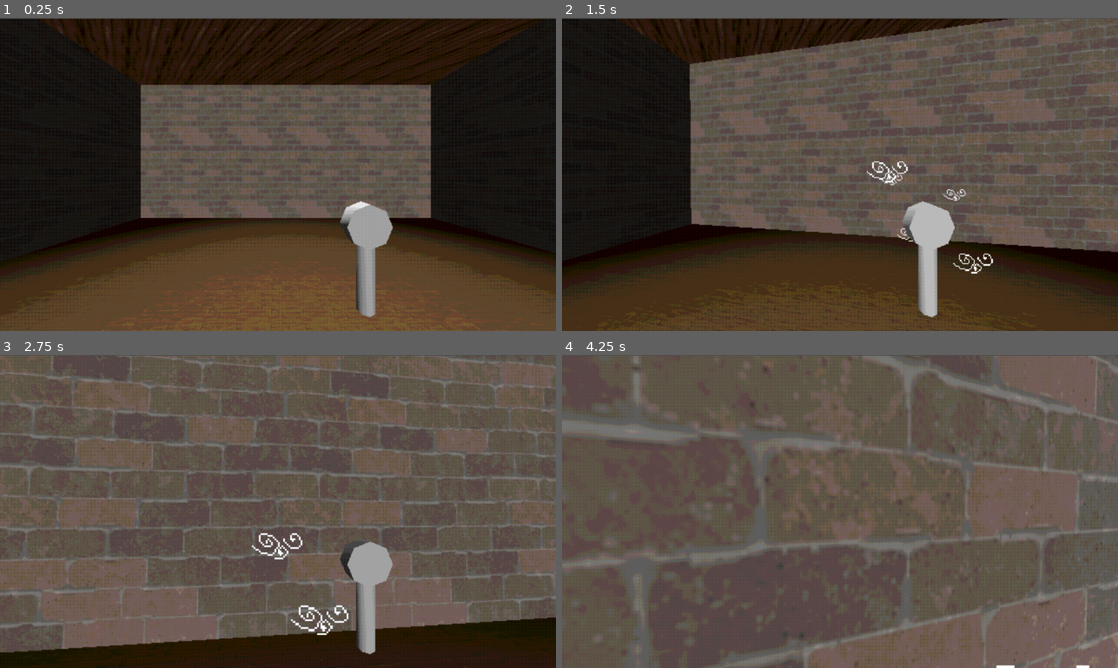
Above: before the commit, frames 1-4 (two rows, left to right).
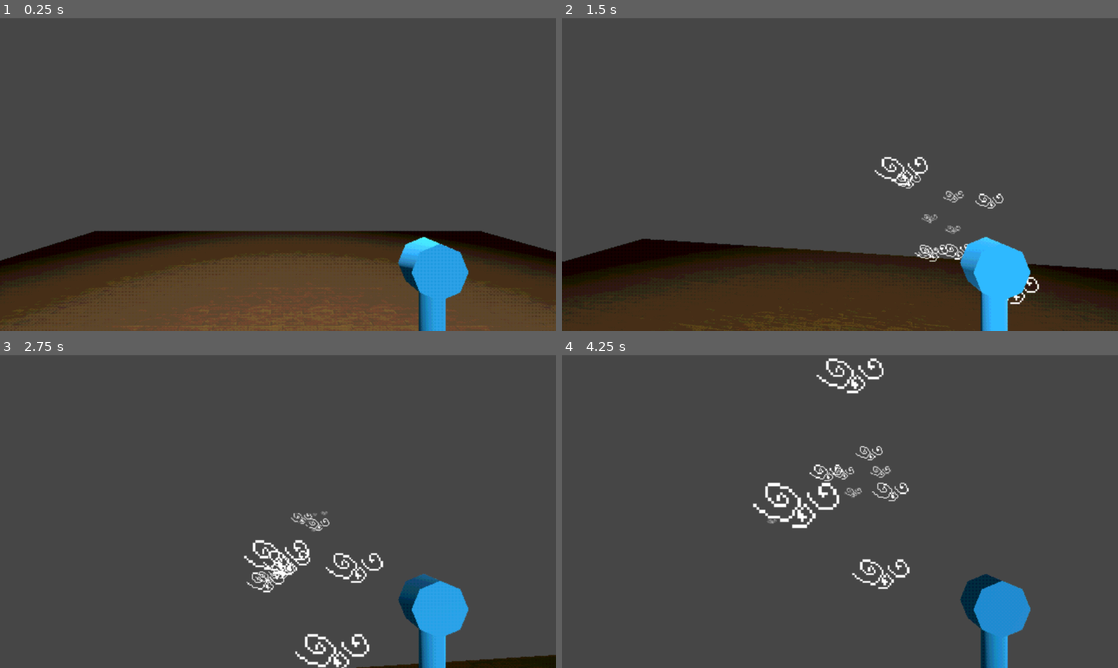
Above: after the commit, the same moments.

Repository: electrp/ggj25
Game: Godot game, scene res://levels/lvl_NickTest.tscn
Same seed, same stepped clock (60 frames per second), same inputs: the game is played once before the commit and once after it. This scene is started directly instead of the project's main scene.
Inputs (mouse positions are in pixels of both pictures, inside the frame that each line leads up to):
- Up to frame 1 (0.25 s): no input
- Up to frame 2 (1.5 s): move the mouse to (867, 174) at 0.52 s; press the mouse at (867, 174) at 0.53 s; hold Up (ui_up) from 0.53 s (still down); tap Space (ui_accept) at 0.77 s; move the mouse to (812, 174) at 1.27 s; release the mouse at (812, 174) at 1.28 s; tap E (Interact) at 1.35 s
- Up to frame 3 (2.75 s): keep holding Up (ui_up); tap Space (ui_accept) at 1.52 s; move the mouse to (289, 505) at 2.02 s; press the mouse at (289, 505) at 2.03 s
- Up to frame 4 (4.25 s): keep holding Up (ui_up); move the mouse to (834, 517) at 2.77 s; release the mouse at (834, 517) at 2.78 s; tap E (Interact) at 2.85 s; click (834, 517) at 2.92 s; tap Space (ui_accept) at 3.02, 3.77 s; move the mouse to (878, 514) at 3.52 s; press the mouse at (878, 514) at 3.53 s

The runs differ from the first frame. In frame 1, 58% of the frame differs, in the area x 0-100%, y 0-100%; in frame 2, 45%; in frame 3, 47%; in frame 4, 36%.

Commit message:
blue fan

Diff:
--- /dev/null
+++ b/ggj25/assets/materials/mat_Fan.tres
@@ -0,0 +1,4 @@
+[gd_resource type="StandardMaterial3D" format=3 uid="uid://ct3lje8apjv7l"]
+
+[resource]
+albedo_color = Color(0.0745929, 0.556135, 0.808367, 1)
--- a/ggj25/levels/lvl_NickTest.tscn
+++ b/ggj25/levels/lvl_NickTest.tscn
@@ -1,11 +1,9 @@
-[gd_scene load_steps=8 format=3 uid="uid://cv2bh8g054osy"]
+[gd_scene load_steps=6 format=3 uid="uid://cv2bh8g054osy"]
 
 [ext_resource type="PackedScene" uid="uid://b5logkqgxqaun" path="res://prefabs/pf_Player.tscn" id="1_dk8l6"]
 [ext_resource type="Material" uid="uid://b7emld1r7yxmu" path="res://assets/materials/mat_Floor.tres" id="1_h2lje"]
 [ext_resource type="Shader" path="res://assets/shaders/psx.gdshader" id="1_tmxfe"]
 [ext_resource type="PackedScene" uid="uid://r5iernwak6gt" path="res://prefabs/pf_PauseMenu.tscn" id="3_2sx38"]
-[ext_resource type="Material" uid="uid://ccuh8yp781pd7" path="res://assets/materials/mat_Ceiling.tres" id="3_jutcf"]
-[ext_resource type="Material" uid="uid://dtf0gntn1ya0r" path="res://assets/materials/mat_Wall.tres" id="4_qs2dh"]
 
 [sub_resource type="ShaderMaterial" id="ShaderMaterial_3528r"]
 shader = ExtResource("1_tmxfe")
@@ -39,36 +37,10 @@
 use_collision = true
 material = ExtResource("1_h2lje")
 
-[node name="ceiling" type="CSGBox3D" parent="SubViewportContainer/SubViewport"]
-transform = Transform3D(20, 0, 0, 0, 1, 0, 0, 0, 20, 0, 10, 0)
-material_override = ExtResource("3_jutcf")
-use_collision = true
-material = ExtResource("1_h2lje")
-
 [node name="Player" parent="SubViewportContainer/SubViewport" instance=ExtResource("1_dk8l6")]
 transform = Transform3D(1, 0, 0, 0, 1, 0, 0, 0, 1, -0.523142, 2.9646, 0.479514)
 
 [node name="DirectionalLight3D" type="DirectionalLight3D" parent="SubViewportContainer/SubViewport"]
-
-[node name="wall" type="CSGBox3D" parent="SubViewportContainer/SubViewport"]
-transform = Transform3D(20, 0, 0, 0, 10, 0, 0, 0, 0.3, 0, 5, -10.15)
-material_override = ExtResource("4_qs2dh")
-use_collision = true
-
-[node name="wall3" type="CSGBox3D" parent="SubViewportContainer/SubViewport"]
-transform = Transform3D(-8.74228e-07, 0, -0.3, 0, 10, 0, 20, 0, -1.31134e-08, 10, 5, -0.15)
-material_override = ExtResource("4_qs2dh")
-use_collision = true
-
-[node name="wall4" type="CSGBox3D" parent="SubViewportContainer/SubViewport"]
-transform = Transform3D(-8.74228e-07, 0, -0.3, 0, 10, 0, 20, 0, -1.31134e-08, -10, 5, -0.15)
-material_override = ExtResource("4_qs2dh")
-use_collision = true
-
-[node name="wall2" type="CSGBox3D" parent="SubViewportContainer/SubViewport"]
-transform = Transform3D(20, 0, 0, 0, 10, 0, 0, 0, 0.3, 0, 5, 10.0475)
-material_override = ExtResource("4_qs2dh")
-use_collision = true
 
 [node name="SpotLight3D" type="SpotLight3D" parent="SubViewportContainer/SubViewport"]
 transform = Transform3D(1, 0, 0, 0, -4.37114e-08, 1, 0, -1, -4.37114e-08, 0, 11.6992, 0)
--- a/ggj25/prefabs/pf_Player.tscn
+++ b/ggj25/prefabs/pf_Player.tscn
@@ -1,9 +1,10 @@
-[gd_scene load_steps=7 format=3 uid="uid://b5logkqgxqaun"]
+[gd_scene load_steps=8 format=3 uid="uid://b5logkqgxqaun"]
 
 [ext_resource type="Script" path="res://scripts/scr_Player.gd" id="1_7qmpx"]
 [ext_resource type="Script" path="res://scripts/scr_CharacterBody.gd" id="2_v3qta"]
 [ext_resource type="Environment" uid="uid://c0q38xibq7hb0" path="res://assets/materials/env_Player.tres" id="3_4aogy"]
 [ext_resource type="PackedScene" uid="uid://cd4763redojxq" path="res://prefabs/pf_PortableFan.tscn" id="3_dev6a"]
+[ext_resource type="Material" uid="uid://ct3lje8apjv7l" path="res://assets/materials/mat_Fan.tres" id="4_tjxdt"]
 
 [sub_resource type="CapsuleMesh" id="CapsuleMesh_ijbdt"]
 
@@ -29,20 +30,21 @@
 [node name="Camera3D" type="Camera3D" parent="CharacterBody3D/Head"]
 transform = Transform3D(1, 0, 0, 0, 1, 0, 0, 0, 1, 0.0067358, -2.38419e-07, 0.145672)
 environment = ExtResource("3_4aogy")
-fov = 90.0
 
 [node name="RayCast3D" type="RayCast3D" parent="CharacterBody3D/Head/Camera3D"]
 transform = Transform3D(1, 0, 0, 0, -1.93467e-07, -1, 0, 4.426, -4.37114e-08, 0, 0, -0.47324)
 collision_mask = 3
 
 [node name="FanModel" type="Node3D" parent="CharacterBody3D/Head"]
-transform = Transform3D(0.1, 0, 0, 0, 0.2, 0, 0, 0, 0.1, 0.509374, -0.582478, -0.758498)
+transform = Transform3D(0.1, 0, 0, 0, 0.2, 0, 0, 0, 0.1, 0.714386, -0.721479, -0.794597)
 
 [node name="Handle" type="CSGCylinder3D" parent="CharacterBody3D/Head/FanModel"]
 transform = Transform3D(1, 0, 0, 0, 1, 0, 0, 0, 1, 0.0136642, 0.012306, -0.0119386)
+material_override = ExtResource("4_tjxdt")
 
 [node name="Blower" type="CSGCylinder3D" parent="CharacterBody3D/Head/FanModel"]
 transform = Transform3D(2.5, 0, 0, 0, -1.09278e-08, 1.25, 0, -0.5, -1.09278e-07, 0.0136642, 1.46638, -0.0119386)
+material_override = ExtResource("4_tjxdt")
 
 [node name="PortableFan" parent="CharacterBody3D" instance=ExtResource("3_dev6a")]
 transform = Transform3D(-1, 0, -8.74228e-08, 0, 1, 0, 8.74228e-08, 0, -1, -0.0111599, -0.593747, 0.49353)
Not shown: 1 places in ggj25/levels/lvl_Room1.tscn that only renumber resources
